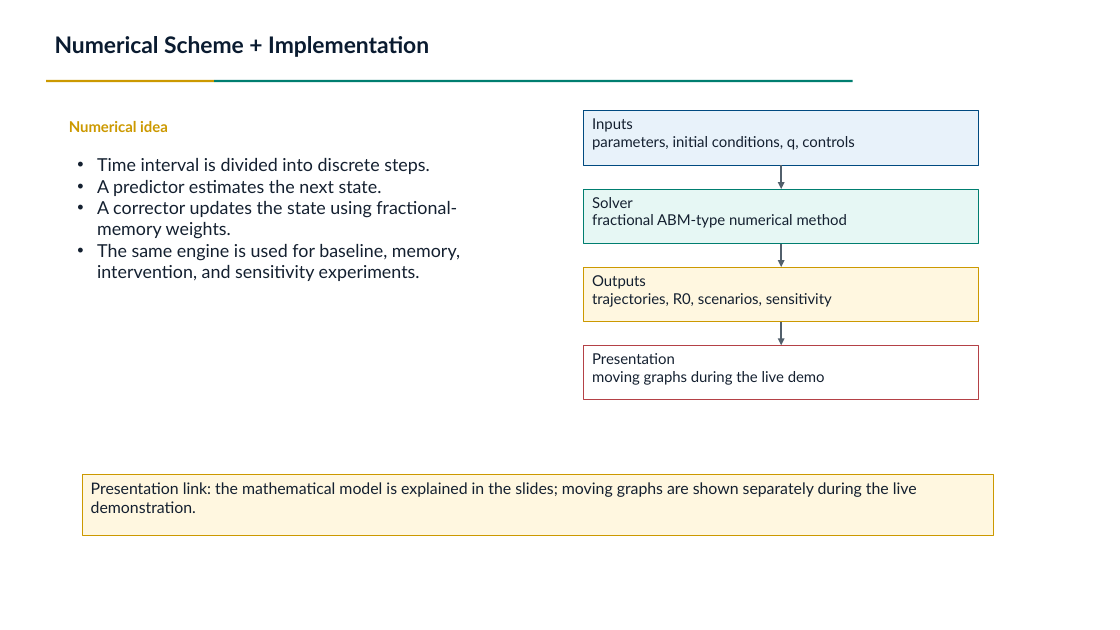
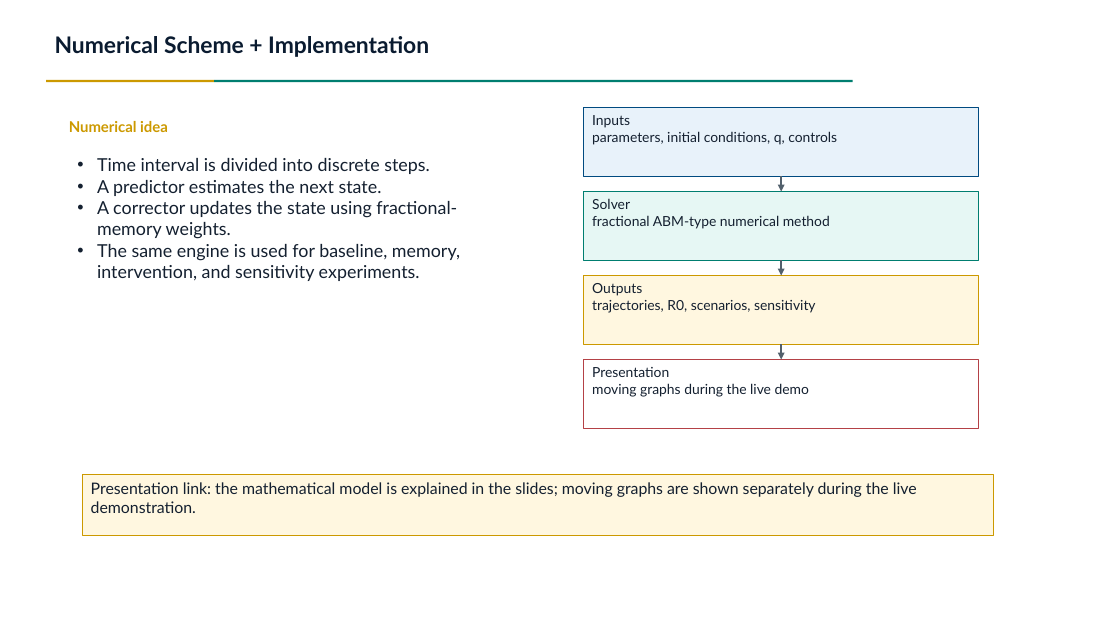
Before and after one commit to Lambert-01/HIV-MODEL, a slide deck: slide 7 of presentation/FracHIV_SITA_Presentation.pptx. Drawn at 1120x630 pixels with LibreOffice and Linux fonts; fonts in the diff are those of the drawing. Boxes give left, top, right and bottom in pixels: in the first picture for what was removed or moved away, otherwise in the second. Text is boxed around its words. In the diff, an @@ line names an element or a change of style, - is before the commit and + after.

Commit message:
Add baseline simulation results and dashboard evidence to presentation; update slide formatting

```diff
--- a/presentation/FracHIV_SITA_Presentation.pptx
+++ b/presentation/FracHIV_SITA_Presentation.pptx
@@ rectangle "Inputs": place and size @@
-rectangle "Inputs" at bbox=[584, 111, 979, 166]
+rectangle "Inputs" at bbox=[584, 108, 979, 176]
@@ arrow moved from (781, 166) - (781, 189) to (781, 176) - (781, 192) @@
@@ rectangle "Solver": place and size @@
-rectangle "Solver" at bbox=[584, 189, 979, 244]
+rectangle "Solver" at bbox=[584, 192, 979, 260]
@@ arrow moved from (781, 244) - (781, 267) to (781, 260) - (781, 276) @@
@@ rectangle "Outputs": place and size @@
-rectangle "Outputs" at bbox=[584, 267, 979, 322]
+rectangle "Outputs" at bbox=[584, 276, 979, 344]
@@ arrow moved from (781, 322) - (781, 345) to (781, 344) - (781, 360) @@
@@ size 12.8 to 11.9 pt in 4 elements at bbox=[584, 108, 979, 176], bbox=[584, 192, 979, 260], bbox=[584, 276, 979, 344], bbox=[584, 360, 979, 429] @@
@@ rectangle "Presentation": place and size @@
-rectangle "Presentation" at bbox=[584, 345, 979, 400]
+rectangle "Presentation" at bbox=[584, 360, 979, 429]
```
Also in this commit, not shown: 1 other slide changed, 2 slides added, 4 other files.
